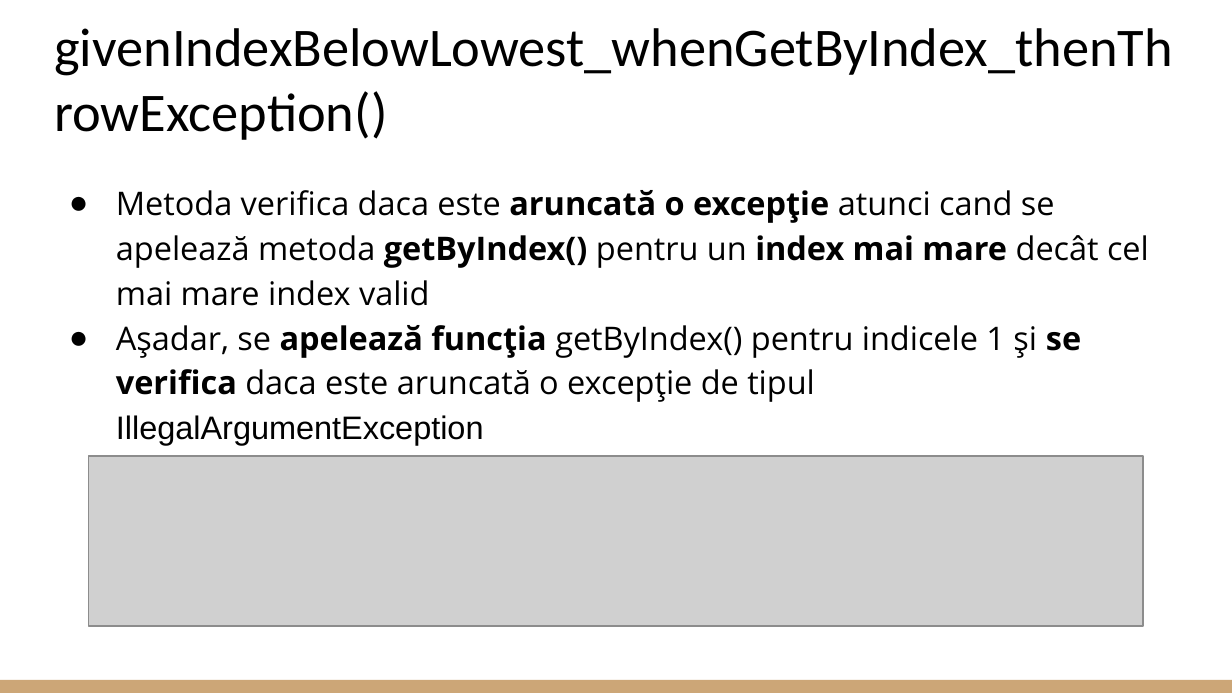
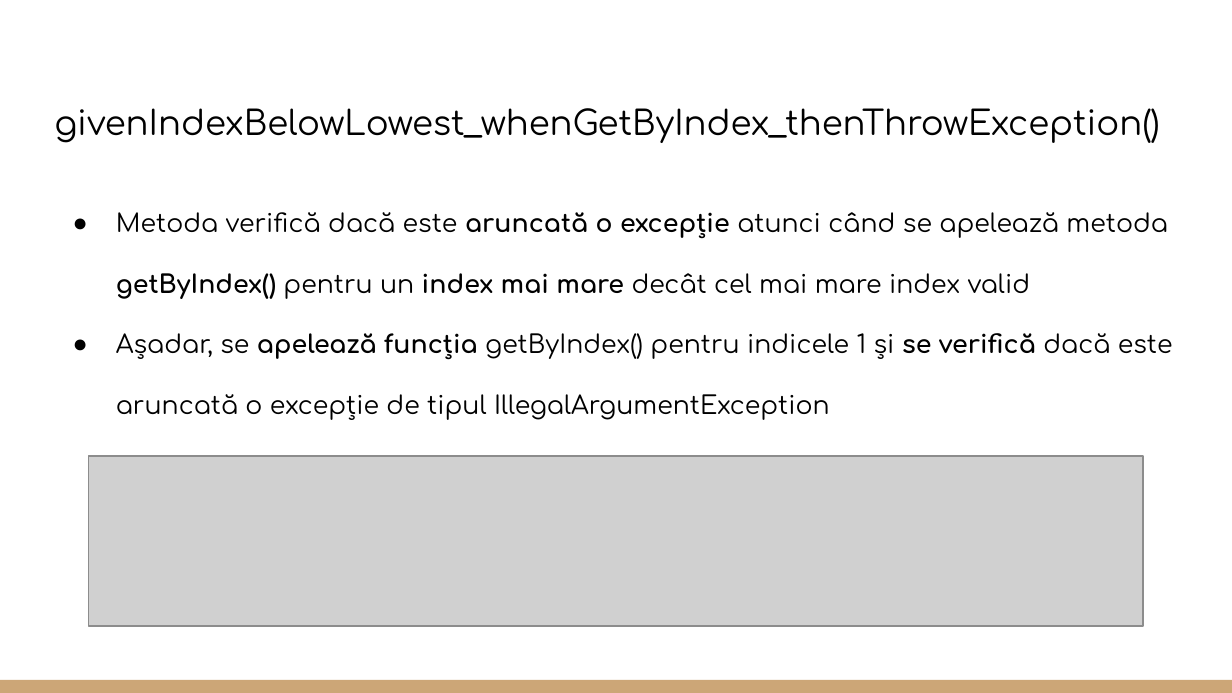
Before and after one commit to CoCodrilo1710/Proiect_TSS, a slide deck: slide 27 of Testare Unitara in Java.pptx (slide 14 before the commit). Drawn at 1232x693 pixels with LibreOffice and Linux fonts; fonts in the diff are those of the drawing; grey boxes stand for pictures. Boxes give left, top, right and bottom in pixels: in the first picture for what was removed or moved away, otherwise in the second. Text is boxed around its words. In the diff, an @@ line names an element or a change of style, - is before the commit and + after.

```diff
--- a/Testare Unitara in Java.pptx
+++ b/Testare Unitara in Java.pptx
@@ title "givenIndexBelowLowest_whenGetByIndex_thenThrowException()" at (x1=54, y1=108, x2=1159, y2=143): size 31.8 to 19.8 pt, font Calibri to Comfortaa @@
@@ text at (x1=116, y1=212, x2=1173, y2=420): text changed; size 19 to 14.7 pt; font Open Sans to Comfortaa @@
-● Metoda verifica daca este aruncată o excepție atunci cand se apelează metoda getByIndex() pentru un index mai mare decât cel mai mare index valid
-● Așadar, se apelează funcția getByIndex() pentru indicele 1 și se verifica daca este aruncată o excepție de tipul IllegalArgumentException
+● Metoda verifică dacă este aruncată o excepție atunci când se apelează metoda getByIndex() pentru un index mai mare decât cel mai mare index valid
+● Așadar, se apelează funcția getByIndex() pentru indicele 1 și se verifică dacă este aruncată o excepție de tipul IllegalArgumentException
```
Also in this commit, not shown: 24 other slides changed, 19 slides added, 4 slides removed.
